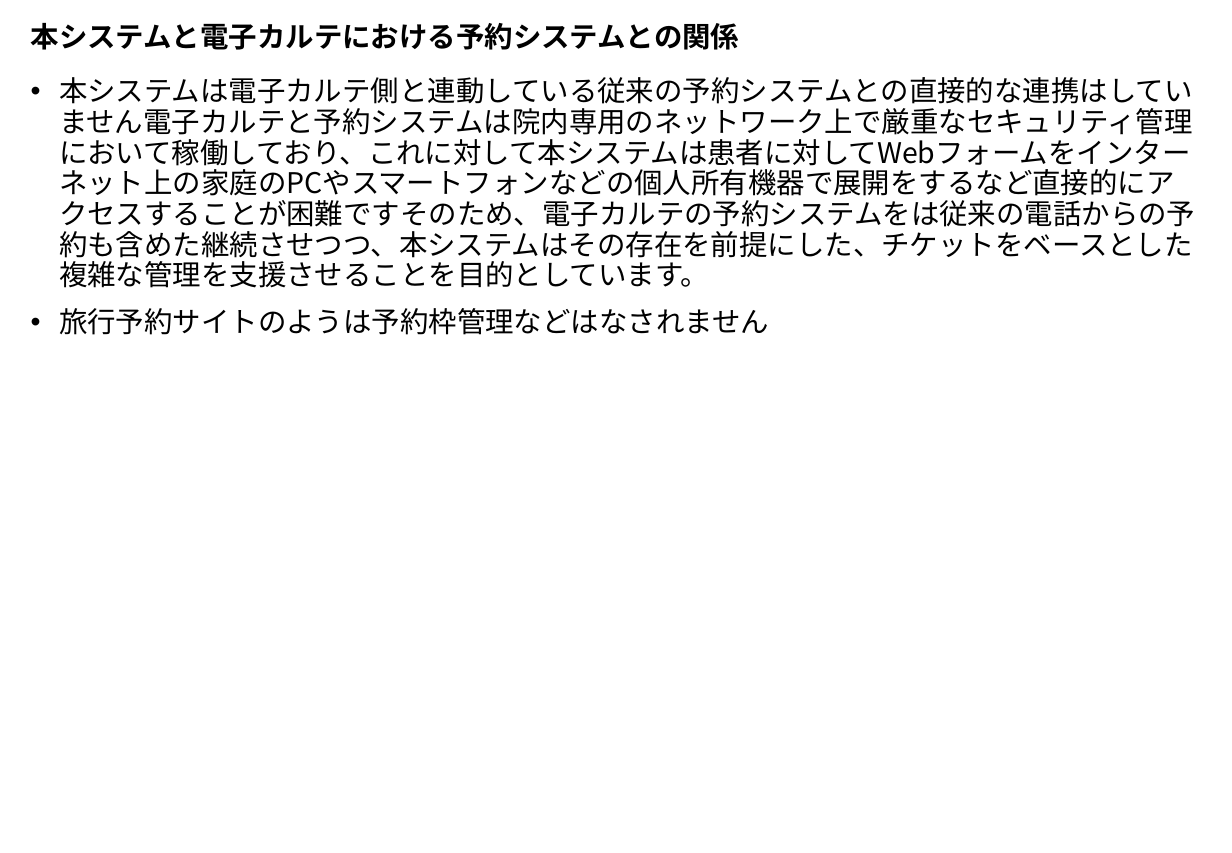
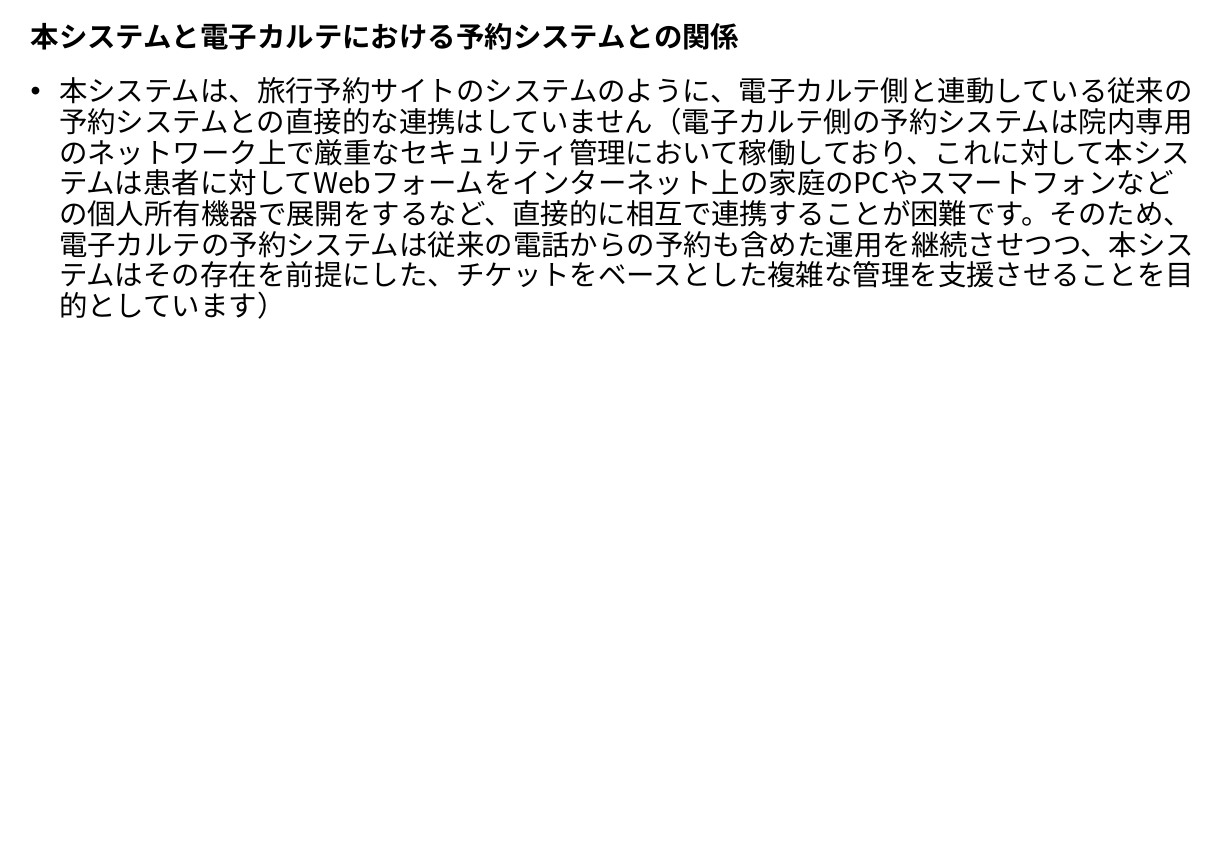
Before and after one commit to MishimaAkifumi-Private/FureaiGp-GairaiYoyakuSystem, a slide deck: slide 8 of Manual/UsersGuide.pptx (slide 18 before the commit). Drawn at 1232x853 pixels with LibreOffice and Linux fonts; fonts in the diff are those of the drawing. Boxes give left, top, right and bottom in pixels: in the first picture for what was removed or moved away, otherwise in the second. Text is boxed around its words. In the diff, an @@ line names an element or a change of style, - is before the commit and + after.

```diff
--- a/Manual/UsersGuide.pptx
+++ b/Manual/UsersGuide.pptx
@@ text at <box>59,77,1194,319</box>: text changed @@
-• 本システムは電子カルテ側と連動している従来の予約システムとの直接的な連携はしていません電子カルテと予約システムは院内専用のネットワーク上で厳重なセキュリティ管理において稼働しており、これに対して本システムは患者に対してWebフォームをインターネット上の家庭のPCやスマートフォンなどの個人所有機器で展開をするなど直接的にアクセスすることが困難ですそのため、電子カルテの予約システムをは従来の電話からの予約も含めた継続させつつ、本システムはその存在を前提にした、チケットをベースとした複雑な管理を支援させることを目的としています。
-• 旅行予約サイトのようは予約枠管理などはなされません
+• 本システムは、旅行予約サイトのシステムのように、電子カルテ側と連動している従来の予約システムとの直接的な連携はしていません（電子カルテ側の予約システムは院内専用のネットワーク上で厳重なセキュリティ管理において稼働しており、これに対して本システムは患者に対してWebフォームをインターネット上の家庭のPCやスマートフォンなどの個人所有機器で展開をするなど、直接的に相互で連携することが困難です。そのため、電子カルテの予約システムは従来の電話からの予約も含めた運用を継続させつつ、本システムはその存在を前提にした、チケットをベースとした複雑な管理を支援させることを目的としています）
```
Also in this commit, not shown: 7 other slides changed, 3 slides added, 1 slide removed, 1 other file.
